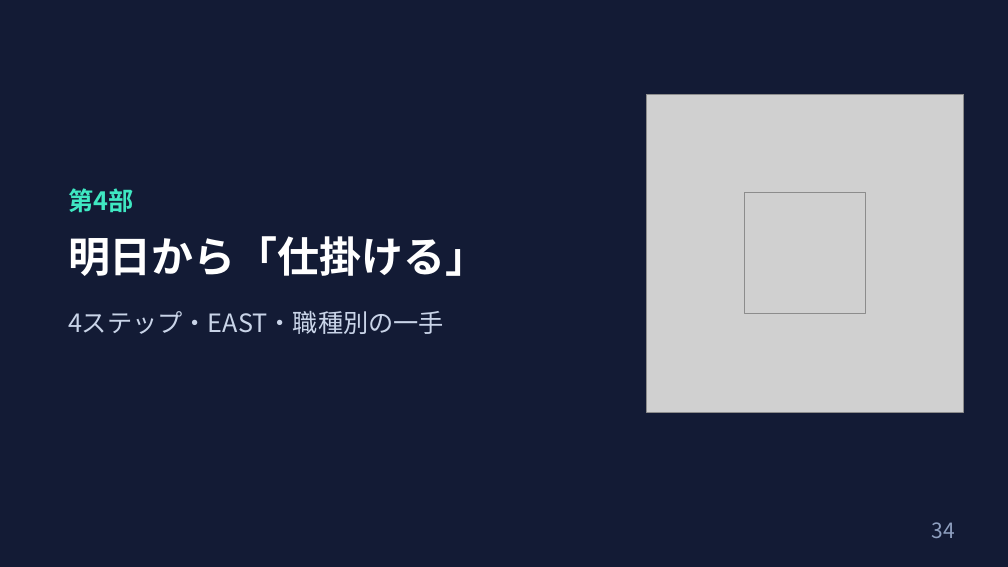
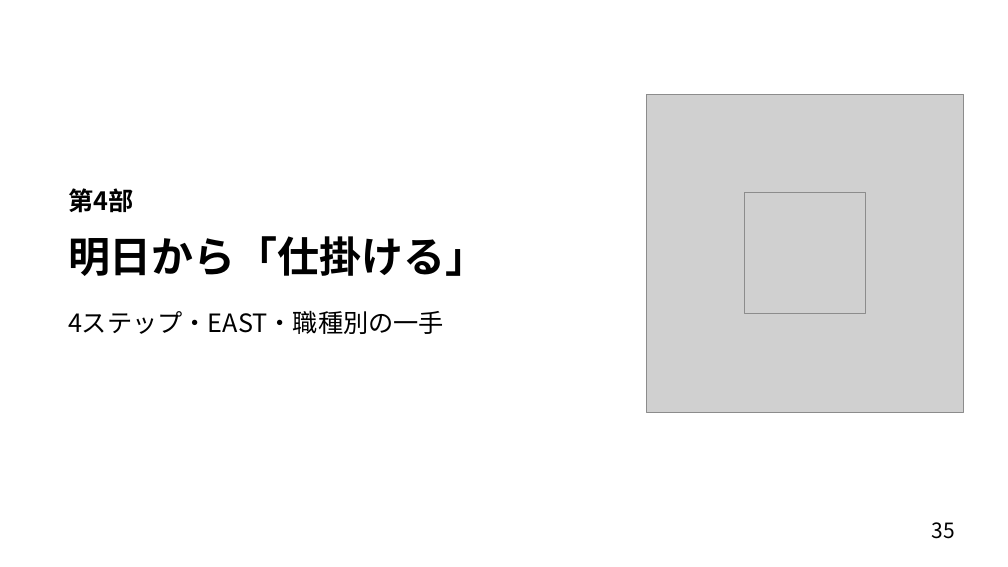
Before and after one commit to nsuzuki88-bit/my-web, a slide deck: slide 35 of lectures/behavioral-science-invisible-enemy/行動科学は感染対策の見えない敵を可視化する.pptx (slide 34 before the commit). Drawn at 1008x567 pixels with LibreOffice and Linux fonts; fonts in the diff are those of the drawing; grey boxes stand for pictures. Boxes give left, top, right and bottom in pixels: in the first picture for what was removed or moved away, otherwise in the second. Text is boxed around its words. In the diff, an @@ line names an element or a change of style, - is before the commit and + after.

```diff
--- a/lectures/behavioral-science-invisible-enemy/行動科学は感染対策の見えない敵を可視化する.pptx
+++ b/lectures/behavioral-science-invisible-enemy/行動科学は感染対策の見えない敵を可視化する.pptx
@@ background #131B35 to #FFFFFF @@
@@ text "第4部" at box(68, 188, 133, 213): text colour #3FE8C2 to #000000 @@
@@ text "明日から「仕掛ける」" at box(68, 236, 488, 276): text colour #FFFFFF to #000000 @@
@@ text "4ステップ・EAST・職種別の一手" at box(68, 310, 444, 334): text colour #C9D4E8 to #000000 @@
@@ page number at box(932, 522, 955, 539): text changed; text colour #8FA0C0 to #000000 @@
-34
+35
```
Also in this commit, not shown: 17 other slides changed, 5 slides added, 6 slides removed, 6 other files.
